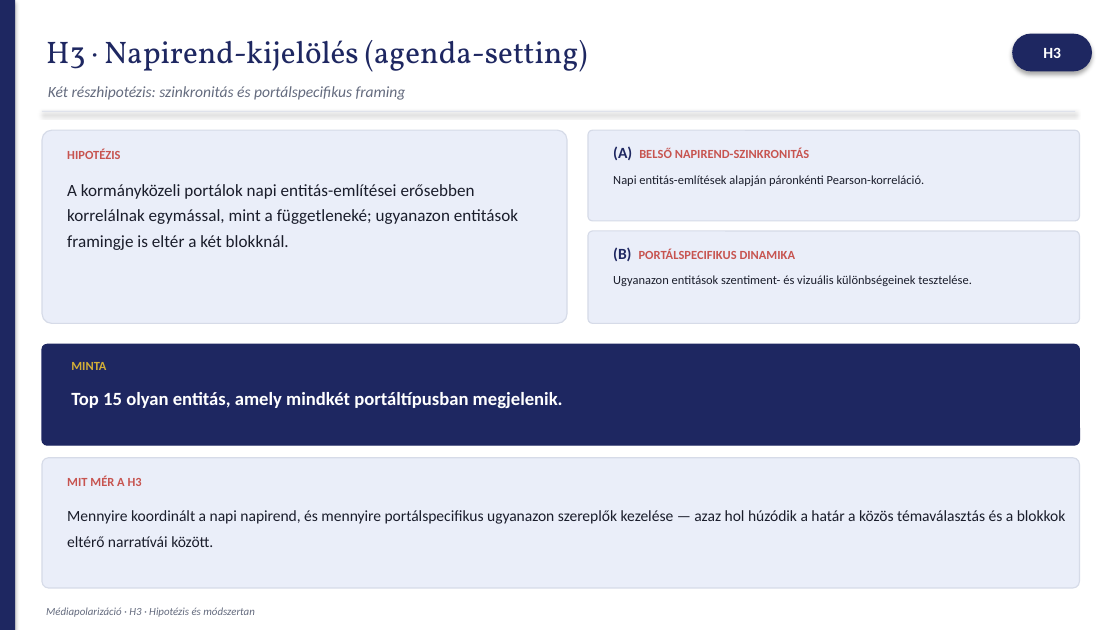
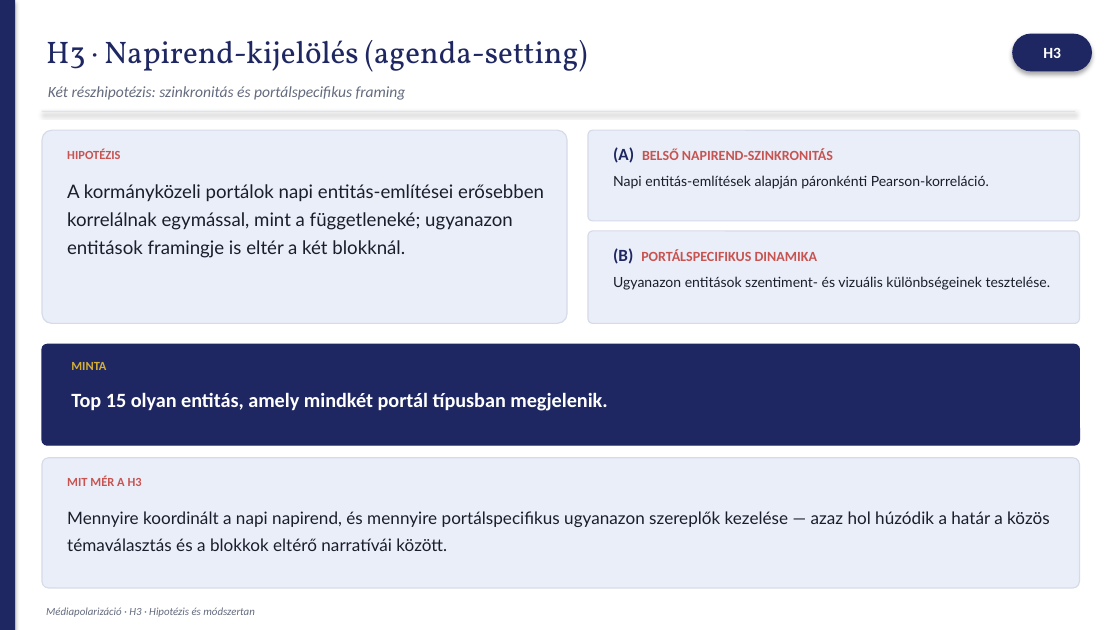
Before and after one commit to fberti/kontraszt-research, a slide deck: slide 16 of presentation/presentation_slides.pptx. Drawn at 1120x630 pixels with LibreOffice and Linux fonts; fonts in the diff are those of the drawing. Boxes give left, top, right and bottom in pixels: in the first picture for what was removed or moved away, otherwise in the second. Text is boxed around its words. In the diff, an @@ line names an element or a change of style, - is before the commit and + after.

```diff
--- a/presentation/presentation_slides.pptx
+++ b/presentation/presentation_slides.pptx
@@ text "(A) BELSŐ NAPIREND-SZINKRONITÁS" at box(613, 147, 833, 163): size 10 to 11 pt in "(A)"; size 8 to 9 pt in "BELSŐ NAPIREND-SZINKRONITÁS" @@
@@ text "A kormányközeli portálok napi entitás-említései ..." at box(67, 184, 544, 258): size 11 to 12 pt, font Calibri to Lato @@
@@ text "Napi entitás-említések alapján páronkénti Pearson-korreláció ..." at box(613, 175, 989, 189): size 8 to 9 pt, font Calibri to Lato @@
@@ text "(B) PORTÁLSPECIFIKUS DINAMIKA" at box(613, 248, 817, 264): size 10 to 11 pt in "(B)"; size 8 to 9 pt in "PORTÁLSPECIFIKUS DINAMIKA" @@
@@ text "Ugyanazon entitások szentiment- és vizuális ..." at box(613, 276, 1051, 290): size 8 to 9 pt, font Calibri to Lato @@
@@ text at box(71, 392, 607, 411): text changed; size 12 to 13 pt @@
-Top 15 olyan entitás, amely mindkét portáltípusban megjelenik.
+Top 15 olyan entitás, amely mindkét portál típusban megjelenik.
@@ text "Mennyire koordinált a napi napirend, ..." at box(67, 511, 1050, 551): size 10 to 11 pt, font Calibri to Lato @@
```
Also in this commit, not shown: 17 other slides changed, 2 other files.
